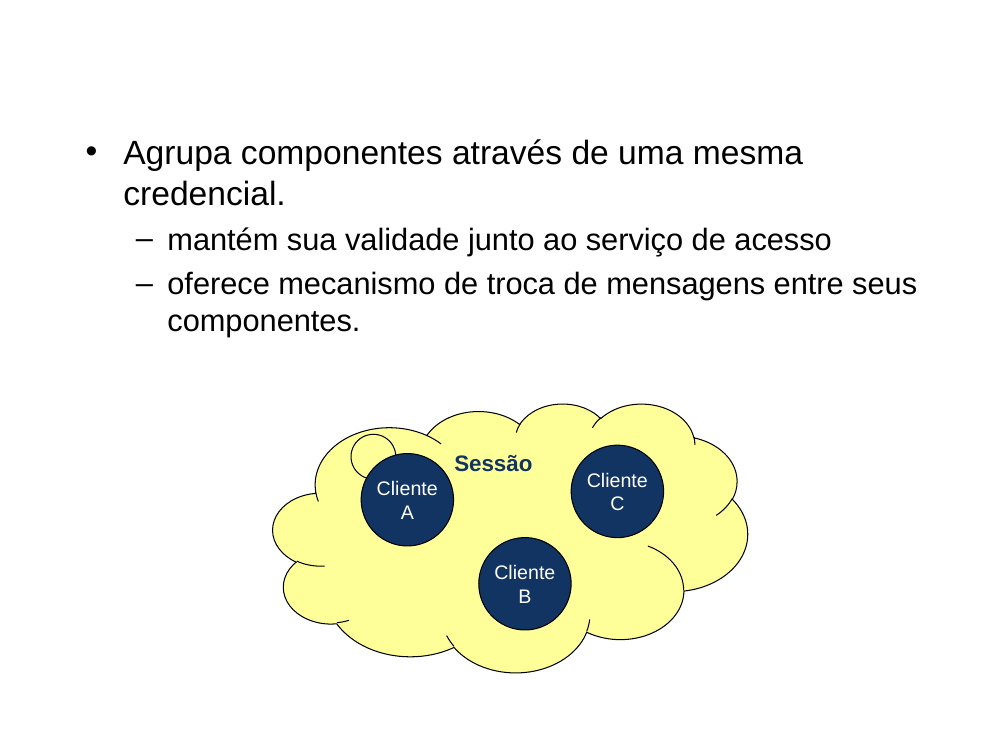
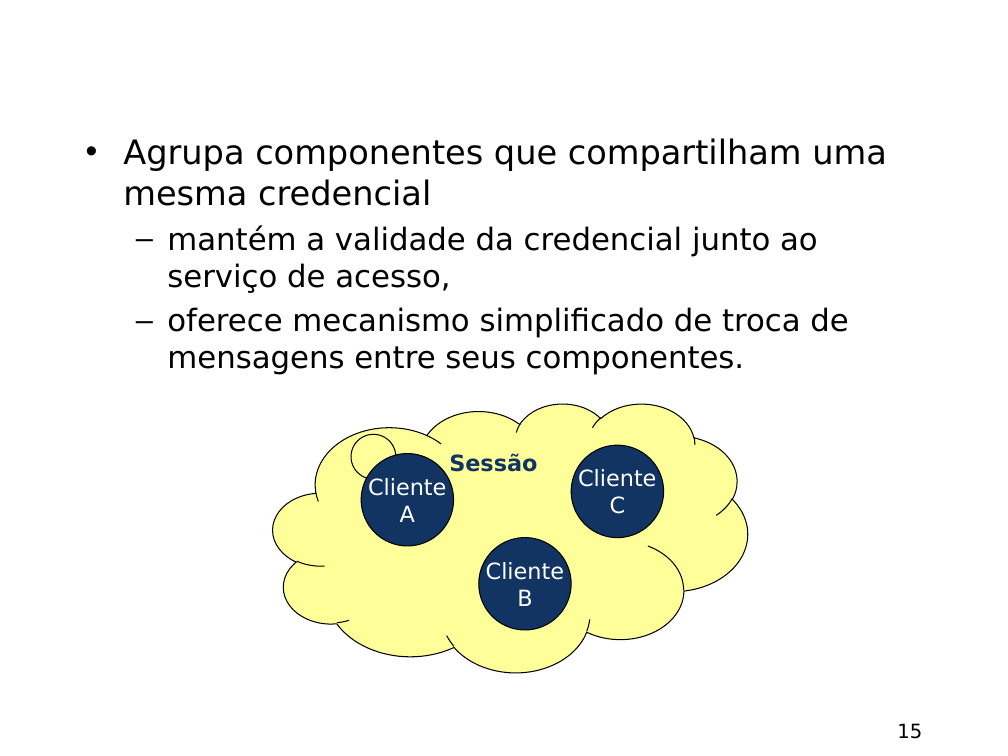
Before and after one commit to amadeubarbosa/openbus-core, a slide deck: slide 15 of docs/apresentacao/OpenBUS.ppt (slide 12 before the commit). Drawn at 1008x756 pixels with LibreOffice and Linux fonts; fonts in the diff are those of the drawing; background and template pictures are left out. Boxes give left, top, right and bottom in pixels: in the first picture for what was removed or moved away, otherwise in the second. Text is boxed around its words. In the diff, an @@ line names an element or a change of style, - is before the commit and + after.

```diff
--- a/docs/apresentacao/OpenBUS.ppt
+++ b/docs/apresentacao/OpenBUS.ppt
@@ text at [123, 138, 887, 375]: text changed; font Arial to DejaVu Sans @@
-• Agrupa componentes através de uma mesma credencial.
-  – mantém sua validade junto ao serviço de acesso
-  – oferece mecanismo de troca de mensagens entre seus componentes.
+• Agrupa componentes que compartilham uma mesma credencial
+  – mantém a validade da credencial junto ao serviço de acesso,
+  – oferece mecanismo simplificado de troca de mensagens entre seus componentes.
@@ thought cloud "Sessão" at [273, 403, 748, 672]: font Arial to DejaVu Sans @@
@@ size 14 to 16 pt, font Arial to DejaVu Sans in 3 elements at [361, 454, 454, 546], [572, 446, 664, 538], [479, 537, 572, 630] @@
@@ page number added at [897, 723, 922, 739], 14 pt, text #000000 @@
+15
```
Also in this commit, not shown: 22 other slides changed, 4 slides added, 1 slide removed.
